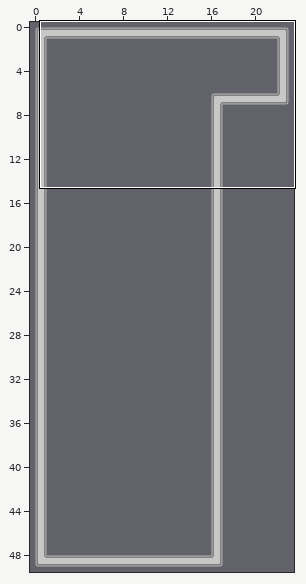
Tiled map: Assets/Levels/level_003.tmx. Above: a wide view before the commit, with the close-up outlined.
Close-up. First the earlier version:
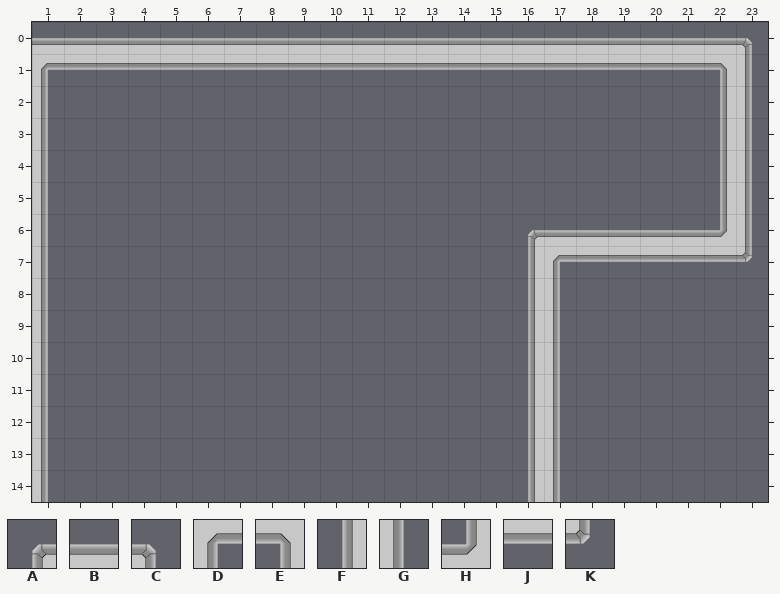
Cells are 96x96 px. Shown: x 1..23, y 0..14.
Key: from "spacestation_wall": A 0, B 1, C 2, D 3, E 4, F 5, G 7, H 9, J 11, K 12.
_ is an empty cell.
Layer "Tile Layer 1" before, first column x 1:
 0 BBBBBBBBBBBBBBBBBBBBBBC
 1 DJJJJJJJJJJJJJJJJJJJJEG
 2 G____________________FG
 3 G____________________FG
 4 G____________________FG
 5 G____________________FG
 6 G______________ABBBBBHG
 7 G______________FDJJJJJK
 8 G______________FG______
 9 G______________FG______
10 G______________FG______
11 G______________FG______
12 G______________FG______
13 G______________FG______
14 G______________FG______
After:
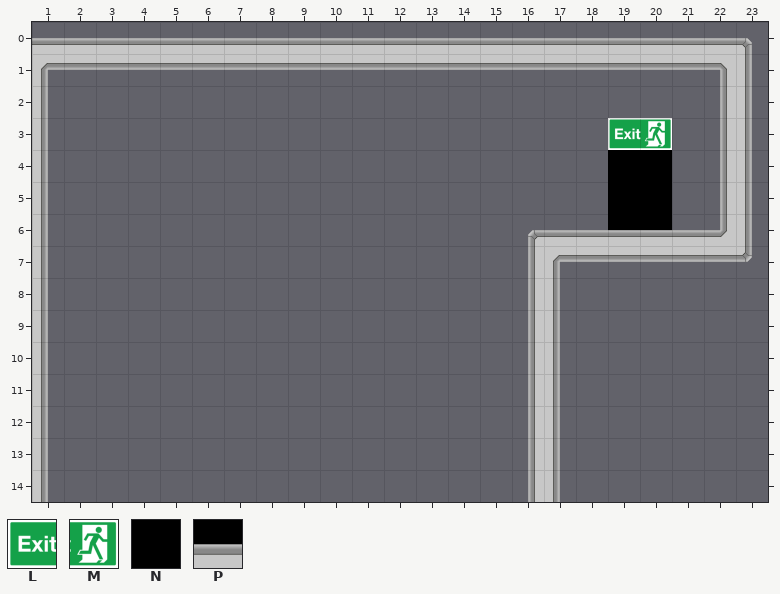
Further tiles: from "spacestation_background": L 0, M 1, N 2, P 6.
The edit:
Layer "Tile Layer 1":
y 3: x 19..20 __ -> LM
y 4..5: x 19..20 __ -> NN
y 6: x 19..20 BB -> PP
Where, in picture pixels (left, top, right, bottom), the same in both close-ups:
changed: (608, 118, 672, 231)
